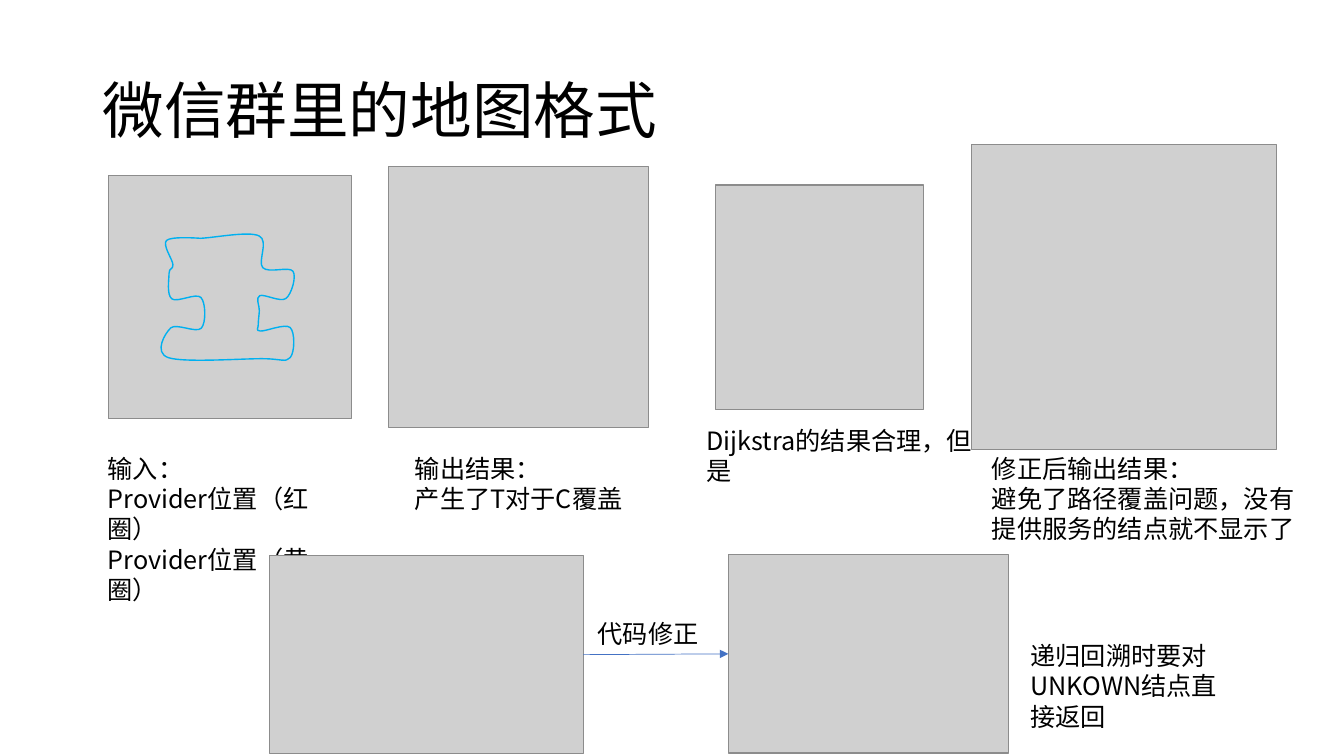
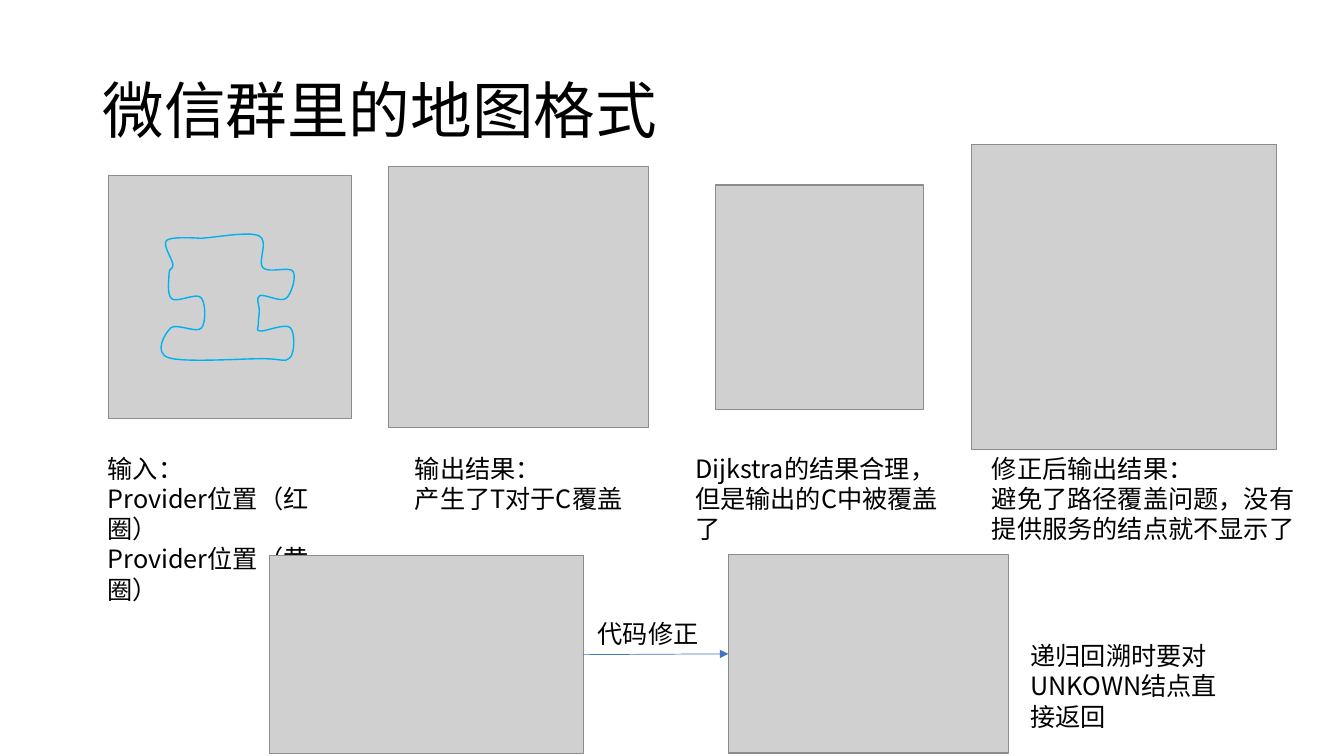
Before and after one commit to HuangDDU/hzy_algorithm, a slide deck: slide 40 of huawei/日志记录.pptx. Drawn at 1344x756 pixels with LibreOffice and Linux fonts; fonts in the diff are those of the drawing; grey boxes stand for pictures. Boxes give left, top, right and bottom in pixels: in the first picture for what was removed or moved away, otherwise in the second. Text is boxed around its words. In the diff, an @@ line names an element or a change of style, - is before the commit and + after.

Commit message:
24_01_05消息格式转换

```diff
--- a/huawei/日志记录.pptx
+++ b/huawei/日志记录.pptx
@@ text at [695, 456, 938, 510]: text changed @@
-Dijkstra的结果合理，但是
+Dijkstra的结果合理，但是输出的C中被覆盖了
```
Also in this commit, not shown: 3 other slides changed, 1 slide added, 5 other files.
